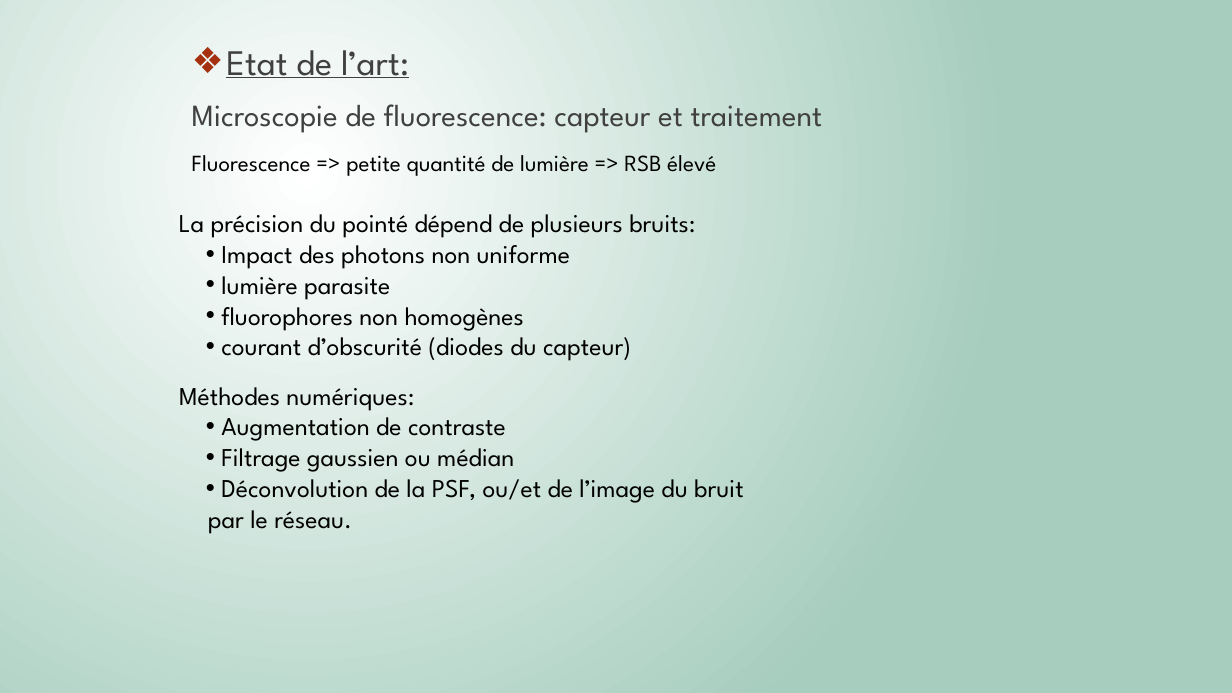
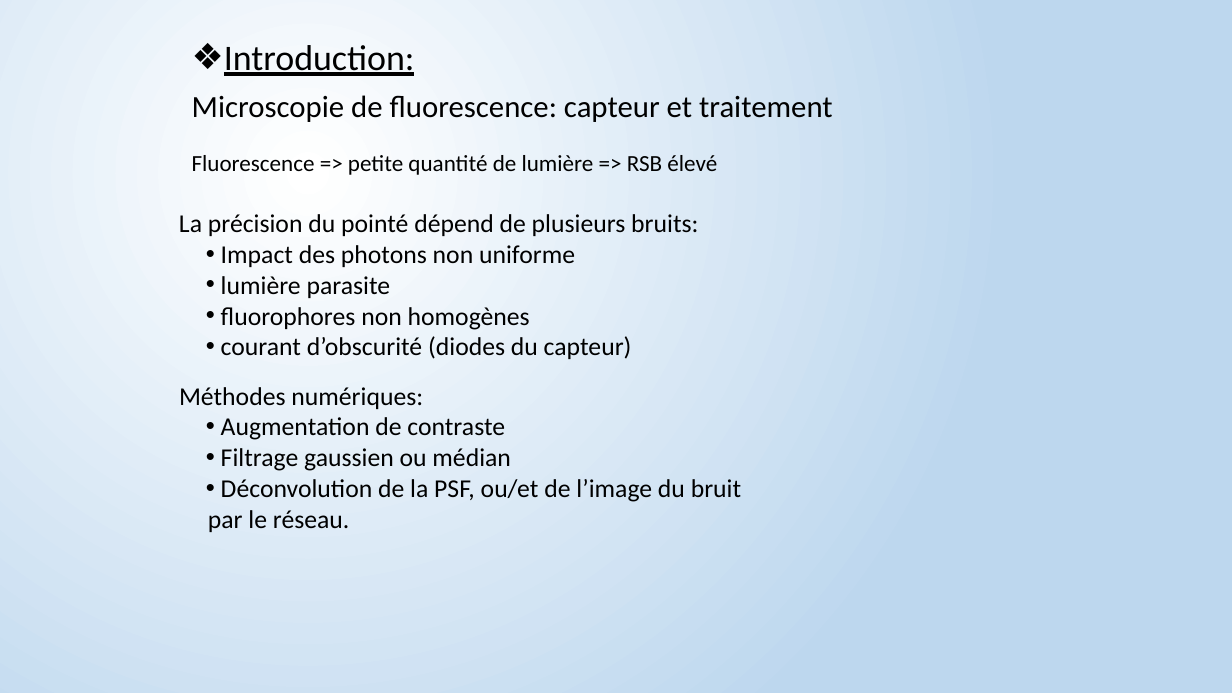
Before and after one commit to Killian-Herveau/PIMS, a slide deck: slide 3 of Pres_Avril/PresentationPIMSAvril.pptx (slide 6 before the commit). Drawn at 1232x693 pixels with LibreOffice and Linux fonts; fonts in the diff are those of the drawing. Boxes give left, top, right and bottom in pixels: in the first picture for what was removed or moved away, otherwise in the second. Text is boxed around its words. In the diff, an @@ line names an element or a change of style, - is before the commit and + after.

```diff
--- a/Pres_Avril/PresentationPIMSAvril.pptx
+++ b/Pres_Avril/PresentationPIMSAvril.pptx
@@ background gradient #FFFFFF to #A6CDBD to gradient #FFFFFF to #BDD7EE @@
@@ text at (224,45,415,76): text changed; font League Spartan to Calibri; text colour #404040 to #000000 @@
-❖ Etat de l’art:
+❖ Introduction:
@@ text at (192,95,833,122): font League Spartan to Calibri, text colour #404040 to #000000 in "Microscopie de fluorescence: capteur et traitement"; line spacing 1 to 0.9 @@
@@ font League Spartan to Calibri in 3 elements at (192,155,717,175), (179,214,698,359), (179,387,741,532) @@
```
Also in this commit, not shown: 8 other slides changed, 2 slides added, 1 slide removed, 1 other file.
